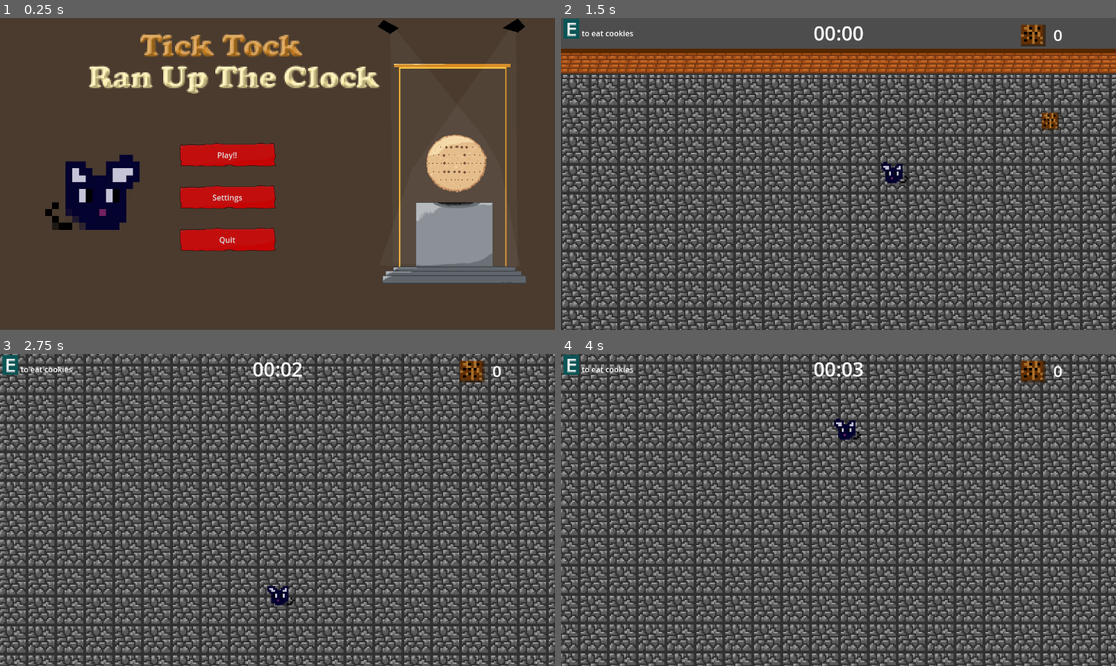
Above: before the commit, frames 1-4 (two rows, left to right).
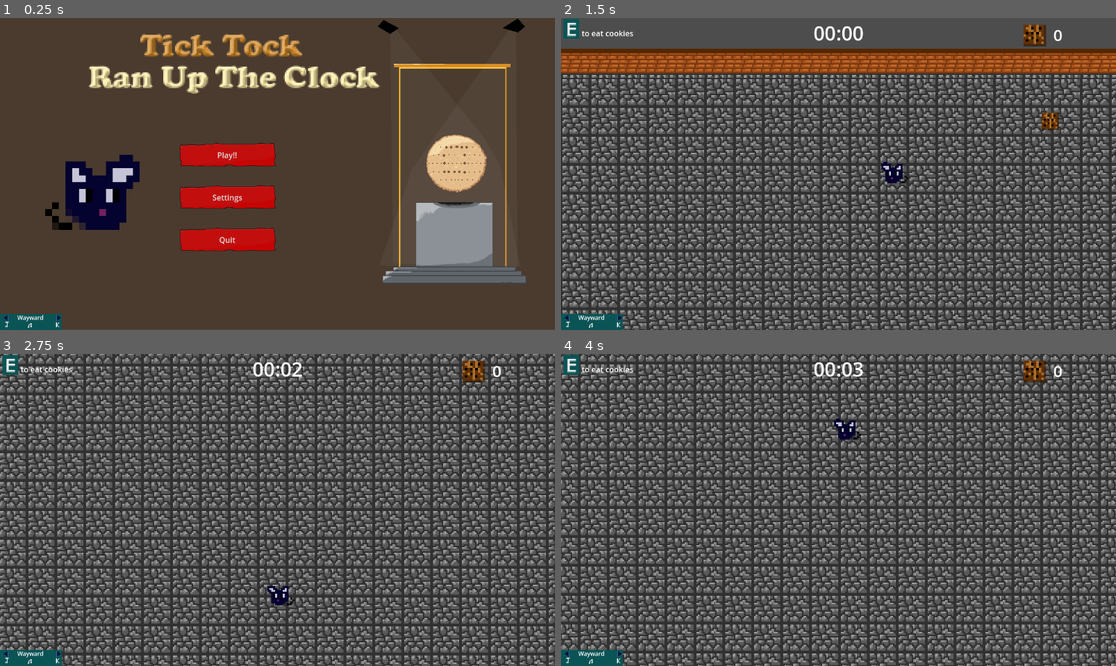
Above: after the commit, the same moments.

Repository: lakshraja/brackeys_jam_submission2025
Game: Godot game, scene res://scenes/levels/Main.tscn
Two runs of this game, one before a commit and one after it. Both use one fixed random seed, a clock stepped at 60 frames per second and the inputs below.
Inputs:
- Up to frame 1 (0.25 s): no input
- Up to frame 2 (1.5 s): click "Play!!" at 0.5 s; hold Right (right) from 1.28 s (still down); hold E (interact) from 1.28 s (still down)
- Up to frame 3 (2.75 s): release Right (right) at 2.03 s; release E (interact) at 2.03 s; hold Down (down) from 2.03 s (still down); tap E (interact) at 2.1 s
- Up to frame 4 (4 s): release Down (down) at 2.78 s; hold Right (right) 2.78-3.53 s; hold E (interact) 2.78-3.53 s; hold Up (up) from 3.53 s (still down); tap E (interact) at 3.6 s

The runs differ from the first frame. In frame 1, 0.6% of the frame differs, in the area x 0-12%, y 94-100%; in frame 2, 0.7%; in frame 3, 0.7%, in the area x 0-88%, y 2-100%; in frame 4, 0.7%.

Commit message:
music ui added

Diff:
--- /dev/null
+++ b/scenes/MusicUI.tscn
@@ -0,0 +1,59 @@
+[gd_scene load_steps=7 format=3 uid="uid://dxa0cp1feh0m2"]
+
+[ext_resource type="Texture2D" uid="uid://blmtmepnfy2ps" path="res://assets/j_back.png" id="1_ejojg"]
+[ext_resource type="Texture2D" uid="uid://7sok1a65lvjm" path="res://assets/k_front.png" id="2_wia2r"]
+[ext_resource type="Texture2D" uid="uid://bfl18al7db8m1" path="res://assets/forward.png" id="3_mobtd"]
+[ext_resource type="Texture2D" uid="uid://me4jerycdnkj" path="res://assets/backward.png" id="4_keplp"]
+[ext_resource type="Texture2D" uid="uid://bh8c02cbjsfk8" path="res://assets/note_icon.png" id="5_wia2r"]
+
+[sub_resource type="LabelSettings" id="LabelSettings_d6bcn"]
+font_size = 12
+
+[node name="MusicUI" type="Node2D"]
+
+[node name="Polygon2D" type="Polygon2D" parent="."]
+color = Color(0.0470588, 0.333333, 0.337255, 1)
+polygon = PackedVector2Array(0, 615, 128, 615, 128, 616, 128, 648, 0, 648)
+
+[node name="JBack" type="TextureRect" parent="."]
+offset_left = 8.0
+offset_top = 628.0
+offset_right = 24.0
+offset_bottom = 644.0
+texture = ExtResource("1_ejojg")
+
+[node name="KFront" type="TextureRect" parent="."]
+offset_left = 114.0
+offset_top = 629.0
+offset_right = 130.0
+offset_bottom = 645.0
+texture = ExtResource("2_wia2r")
+
+[node name="Forward" type="TextureRect" parent="."]
+offset_left = 113.0
+offset_top = 615.0
+offset_right = 129.0
+offset_bottom = 631.0
+texture = ExtResource("3_mobtd")
+
+[node name="Backward" type="TextureRect" parent="."]
+offset_left = 5.0
+offset_top = 615.0
+offset_right = 21.0
+offset_bottom = 631.0
+texture = ExtResource("4_keplp")
+
+[node name="Label" type="Label" parent="."]
+offset_left = 36.0
+offset_top = 614.0
+offset_right = 97.0
+offset_bottom = 631.0
+text = "Wayward"
+label_settings = SubResource("LabelSettings_d6bcn")
+
+[node name="NoteIcon" type="TextureRect" parent="."]
+offset_left = 55.0
+offset_top = 630.0
+offset_right = 71.0
+offset_bottom = 646.0
+texture = ExtResource("5_wia2r")
--- a/scenes/UILayer.tscn
+++ b/scenes/UILayer.tscn
@@ -1,10 +1,11 @@
-[gd_scene load_steps=16 format=3 uid="uid://btfplo18vnkj"]
+[gd_scene load_steps=17 format=3 uid="uid://btfplo18vnkj"]
 
 [ext_resource type="Script" uid="uid://ca0wlnguqeflq" path="res://scripts/uilayer.gd" id="1_3aff7"]
 [ext_resource type="PackedScene" uid="uid://db5s683v0mljb" path="res://scenes/PauseMenu.tscn" id="2_ux11h"]
 [ext_resource type="Texture2D" uid="uid://dgx367f6gcqqm" path="res://assets/biscuit_sqaure.png" id="3_ux11h"]
 [ext_resource type="Texture2D" uid="uid://cmay3bqs7tyl8" path="res://assets/cat_idle.png" id="3_xs0bh"]
 [ext_resource type="Texture2D" uid="uid://cjkiwtp5blgdg" path="res://assets/E_for_eat.png" id="5_b6htk"]
+[ext_resource type="PackedScene" uid="uid://dxa0cp1feh0m2" path="res://scenes/MusicUI.tscn" id="6_gtin6"]
 
 [sub_resource type="CanvasItemMaterial" id="CanvasItemMaterial_b6htk"]
 blend_mode = 2
@@ -84,10 +85,10 @@
 autoplay = "default"
 frame_progress = 0.426371
 
-[node name="TextureRect" type="TextureRect" parent="."]
-offset_left = 933.0
+[node name="cookie" type="TextureRect" parent="."]
+offset_left = 939.0
 offset_top = -6.0
-offset_right = 1045.0
+offset_right = 1044.0
 offset_bottom = 94.0
 scale = Vector2(0.8, 0.8)
 texture = ExtResource("3_ux11h")
@@ -109,16 +110,19 @@
 text = "00:00"
 label_settings = SubResource("LabelSettings_ux11h")
 
-[node name="TextureRect2" type="TextureRect" parent="."]
+[node name="E for eat" type="TextureRect" parent="."]
 offset_left = 5.0
 offset_top = 2.0
 offset_right = 46.0
 offset_bottom = 43.0
 texture = ExtResource("5_b6htk")
 
-[node name="Label" type="Label" parent="."]
-offset_left = 43.0
-offset_top = 20.0
-offset_right = 151.0
-offset_bottom = 43.0
+[node name="Label" type="Label" parent="E for eat"]
+layout_mode = 0
+offset_left = 38.0
+offset_top = 18.0
+offset_right = 146.0
+offset_bottom = 41.0
 text = "to eat cookies"
+
+[node name="MusicUI" parent="." instance=ExtResource("6_gtin6")]
--- a/scenes/levels/MainMenu.tscn
+++ b/scenes/levels/MainMenu.tscn
@@ -1,9 +1,10 @@
-[gd_scene load_steps=13 format=3 uid="uid://41ye8bgqhmmf"]
+[gd_scene load_steps=14 format=3 uid="uid://41ye8bgqhmmf"]
 
 [ext_resource type="Script" uid="uid://nt4kyd6ltuuw" path="res://scripts/menu.gd" id="1_4xtjk"]
 [ext_resource type="Texture2D" uid="uid://cqle1jfxudgw" path="res://assets/main menu .png" id="2_agb1x"]
 [ext_resource type="Texture2D" uid="uid://blt8b0gh5uoyk" path="res://assets/button tile.png" id="3_ue4lf"]
 [ext_resource type="Texture2D" uid="uid://bnjvaicies73d" path="res://assets/mouse.png" id="4_7rblo"]
+[ext_resource type="PackedScene" uid="uid://dxa0cp1feh0m2" path="res://scenes/MusicUI.tscn" id="5_ue4lf"]
 
 [sub_resource type="AtlasTexture" id="AtlasTexture_ov3pg"]
 atlas = ExtResource("4_7rblo")
@@ -152,6 +153,8 @@
 color = Color(0, 0, 0, 1)
 polygon = PackedVector2Array(1090.58, -24.2267, 1063.21, -11.8822, 1090.71, -6.4741, 1103.53, -13.8675)
 
+[node name="MusicUI" parent="." instance=ExtResource("5_ue4lf")]
+
 [connection signal="pressed" from="Control/VBoxContainer/PlayButton" to="." method="_on_play_button_pressed"]
 [connection signal="pressed" from="Control/VBoxContainer/SettingsButton" to="." method="_on_settings_button_pressed"]
 [connection signal="pressed" from="Control/VBoxContainer/QuitButton" to="." method="_on_quit_button_pressed"]
Binary file added: assets/backward.png
Not shown, added: assets/backward.png.import
Binary file added: assets/forward.png
Not shown, added: assets/forward.png.import
Binary file added: assets/note_icon.png
Not shown, added: assets/note_icon.png.import
Not shown: 1 places in scenes/AudioManager.tscn that only renumber resources
